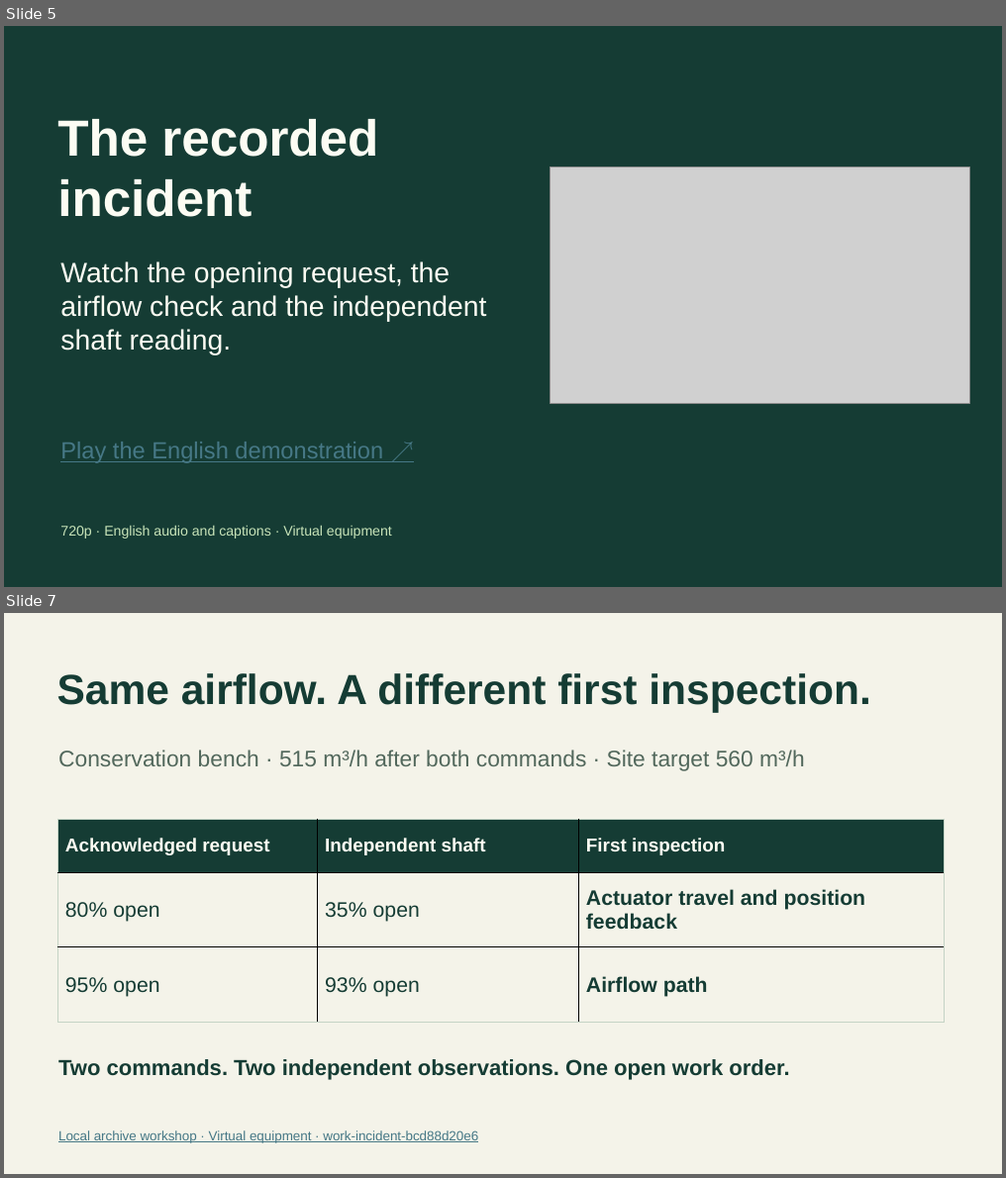
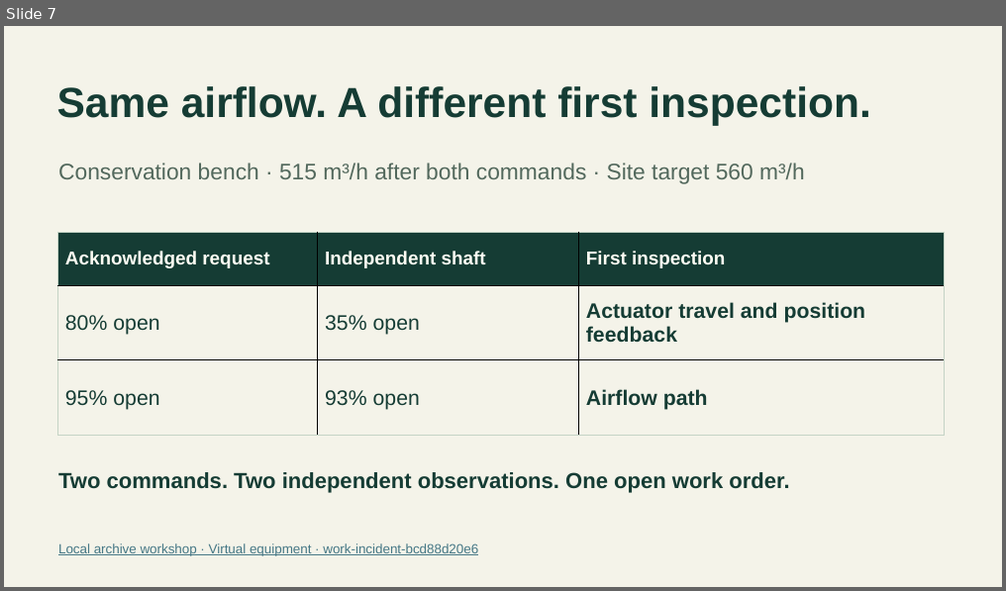
Before and after one commit to openSoom/openSoom, a slide deck: deliverables/presentation/openSoom-evaluation.pptx. Shown one above the other, each under a label of ours: slides 5 and 7 before the commit, slide 7 after it; the slides between them are not shown. The pictures are 1006x1178 and 1006x591 pixels, drawn with LibreOffice and Linux fonts; fonts in the diff are those of the drawing; grey boxes stand for pictures. Boxes give left, top, right and bottom in pixels: in the first picture for what was removed or moved away, otherwise in the second. Text is boxed around its words. In the diff, an @@ line names an element or a change of style, - is before the commit and + after.

Commit message:
Show how room air changed after ventilation, when targets were reached and how long readings held

```diff
--- a/deliverables/presentation/openSoom-evaluation.pptx
+++ b/deliverables/presentation/openSoom-evaluation.pptx
@@ slide 5 removed at [4,26,1002,587], background #153C34 @@
@@ text removed at [57,119,378,217] @@
-The recorded incident
@@ picture removed at [549,168,969,403] @@
@@ text removed at [60,262,487,355] @@
-Watch the opening request, the airflow check and the independent shaft reading.
@@ text removed at [60,442,383,464] @@
-Play the English demonstration ↗
@@ text removed at [60,525,392,539] @@
-720p · English audio and captions · Virtual equipment
```
Also in this commit, not shown: 5 slides changed, 2 slides added, 1 other slide removed, 39 other files.
